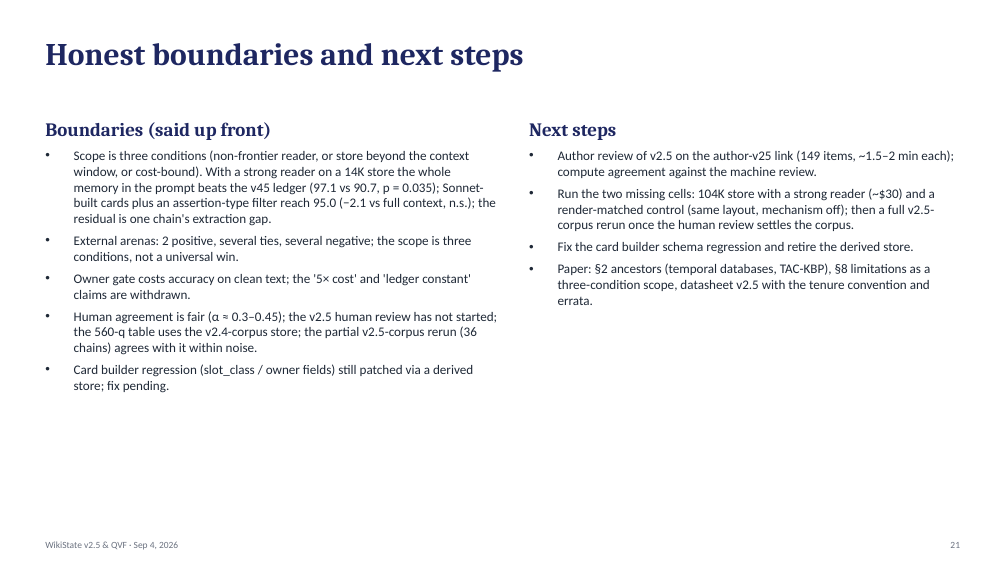
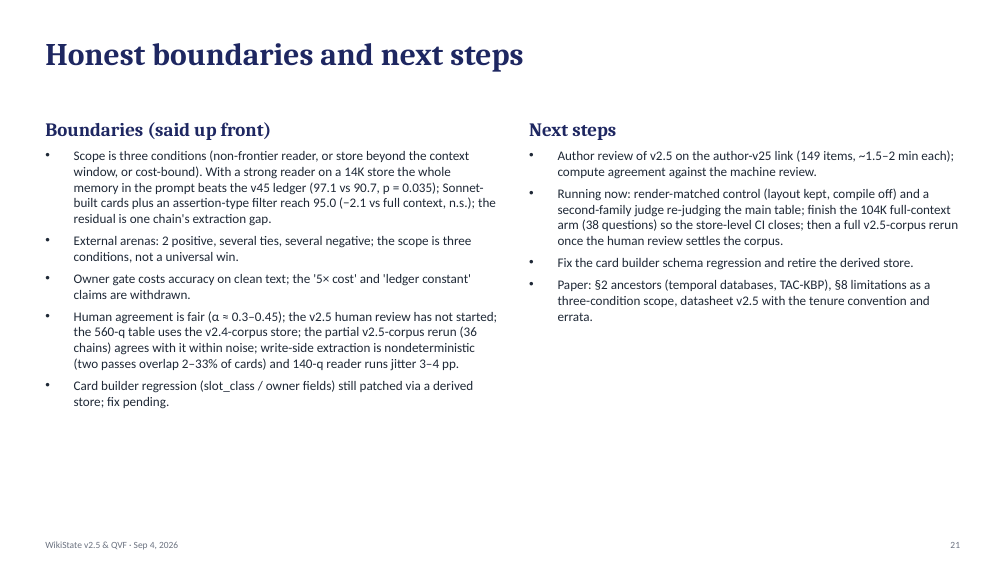
Before and after one commit to jeremyz12/qvf_withcontroller, a slide deck: slide 21 of results/weekly_report_20260904.pptx. Drawn at 1008x567 pixels with LibreOffice and Linux fonts; fonts in the diff are those of the drawing. Boxes give left, top, right and bottom in pixels: in the first picture for what was removed or moved away, otherwise in the second. Text is boxed around its words. In the diff, an @@ line names an element or a change of style, - is before the commit and + after.

```diff
--- a/results/weekly_report_20260904.pptx
+++ b/results/weekly_report_20260904.pptx
@@ text at [558,188,958,247]: text changed @@
-• Run the two missing cells: 104K store with a strong reader (~$30) and a render-matched control (same layout, mechanism off); then a full v2.5-corpus rerun once the human review settles the corpus.
+• Running now: render-matched control (layout kept, compile off) and a second-family judge re-judging the main table; finish the 104K full-context arm (38 questions) so the store-level CI closes; then a full v2.5-corpus rerun once the human review settles the corpus.
@@ text at [74,311,497,371]: text changed @@
-• Human agreement is fair (α ≈ 0.3–0.45); the v2.5 human review has not started; the 560-q table uses the v2.4-corpus store; the partial v2.5-corpus rerun (36 chains) agrees with it within noise.
+• Human agreement is fair (α ≈ 0.3–0.45); the v2.5 human review has not started; the 560-q table uses the v2.4-corpus store; the partial v2.5-corpus rerun (36 chains) agrees with it within noise; write-side extraction is nondeterministic (two passes overlap 2–33% of cards) and 140-q reader runs jitter 3–4 pp.
```
Also in this commit, not shown: 4 other slides changed, 2 other files.
